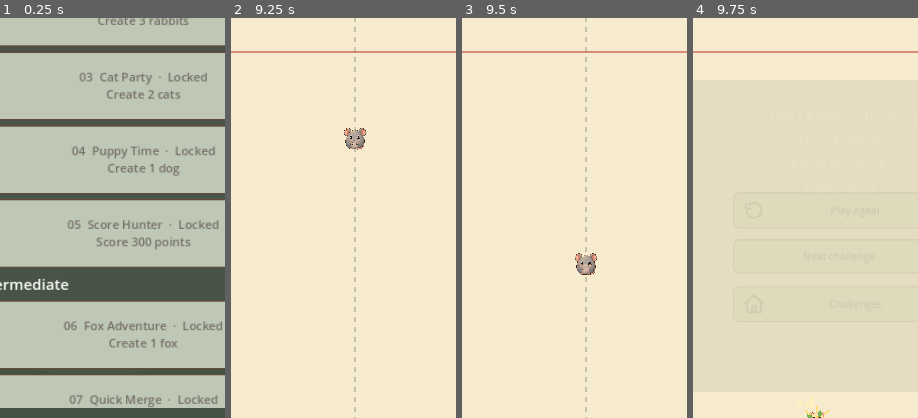
Above: before the commit, frames 1-4 (left to right).
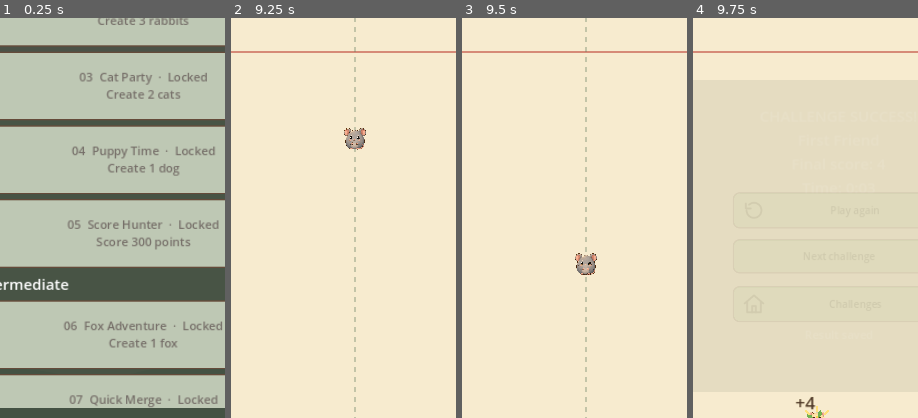
Above: after the commit, the same moments.

Repository: sandikovcusu-commits/MergeAnimal
Game: Godot game, scene res://scenes/game/ChallengeGame.tscn
The game is run twice, just before and just after one commit, with the same random seed, the same clock (stepped at 60 frames per second) and the same inputs. This scene is started directly instead of the project's main scene.
Inputs (mouse positions are % of the whole screen's width and height, from its top left):
- Up to frame 1 (0.25 s): no input
- Up to frame 2 (9.25 s): click "01 First Friend · Ready Creat…" at 0.5 s; click "Restart" at 1.25 s; click "Restart" at 2 s; click "Restart" at 2.75 s; click "Resume" at 3.5 s; click "Challenges" at 4.25 s; click "Leave" at 5 s; click "Pause" at 5.75 s; click "Resume" at 6.5 s; tap Enter (ui_accept) at 7.25, 7.52, 8 s; move the mouse to (45, 70) at 7.27 s; click (45, 70) at 7.42 s; drag from (80, 65) to (45, 70) at 8.02 s; move the mouse to (20, 35) at 8.77 s; click (20, 35) at 8.92 s
- Up to frame 3 (9.5 s): no input
- Up to frame 4 (9.75 s): drag from (55, 50) to (20, 35) at 9.52 s
The pictures show only the part of the screen within x 18-68%, y 32-82%; the shares and areas given below are measured in that part.

Frames 1-3 are identical in both runs. In frame 4, 0.1% of the frame differs, in the area x 45-55%, y 94-98%.

Commit message:
Improve floating score contrast against light game board
Co-authored-by: arena-agent <297053741+arena-agent@users.noreply.github.com>

Diff:
--- a/MergeAnimals/scripts/gameplay/Game.gd
+++ b/MergeAnimals/scripts/gameplay/Game.gd
@@ -772,7 +772,10 @@
 	floating_scores += 1
 	var label := Label.new(); label.text = "+%d" % amount; label.position = to_local(point) + Vector2(-35, -50)
 	label.size = Vector2(130, 50); label.mouse_filter = Control.MOUSE_FILTER_IGNORE
-	label.add_theme_font_size_override("font_size", 28); label.add_theme_color_override("font_color", Color("fff2b5")); label.z_index = 8
+	label.add_theme_font_size_override("font_size", 28)
+	label.add_theme_color_override("font_color", Color("4a3424"))
+	label.add_theme_color_override("font_outline_color", Color("fff4ce"))
+	label.add_theme_constant_override("outline_size", 3); label.z_index = 8
 	$HUD.add_child(label)
 	var tween := label.create_tween(); tween.set_parallel(true)
 	tween.tween_property(label, "position:y", label.position.y - (12.0 if reduced_effects else 45.0), 0.7)
